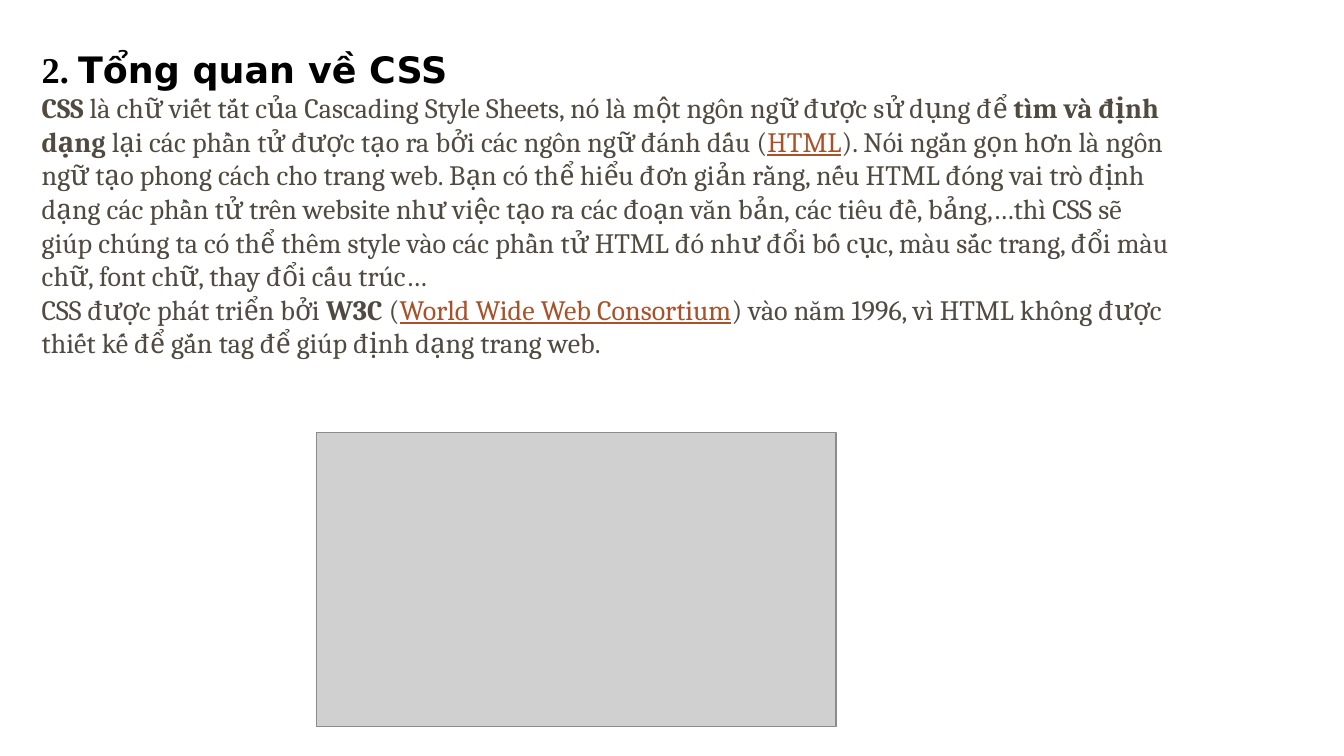
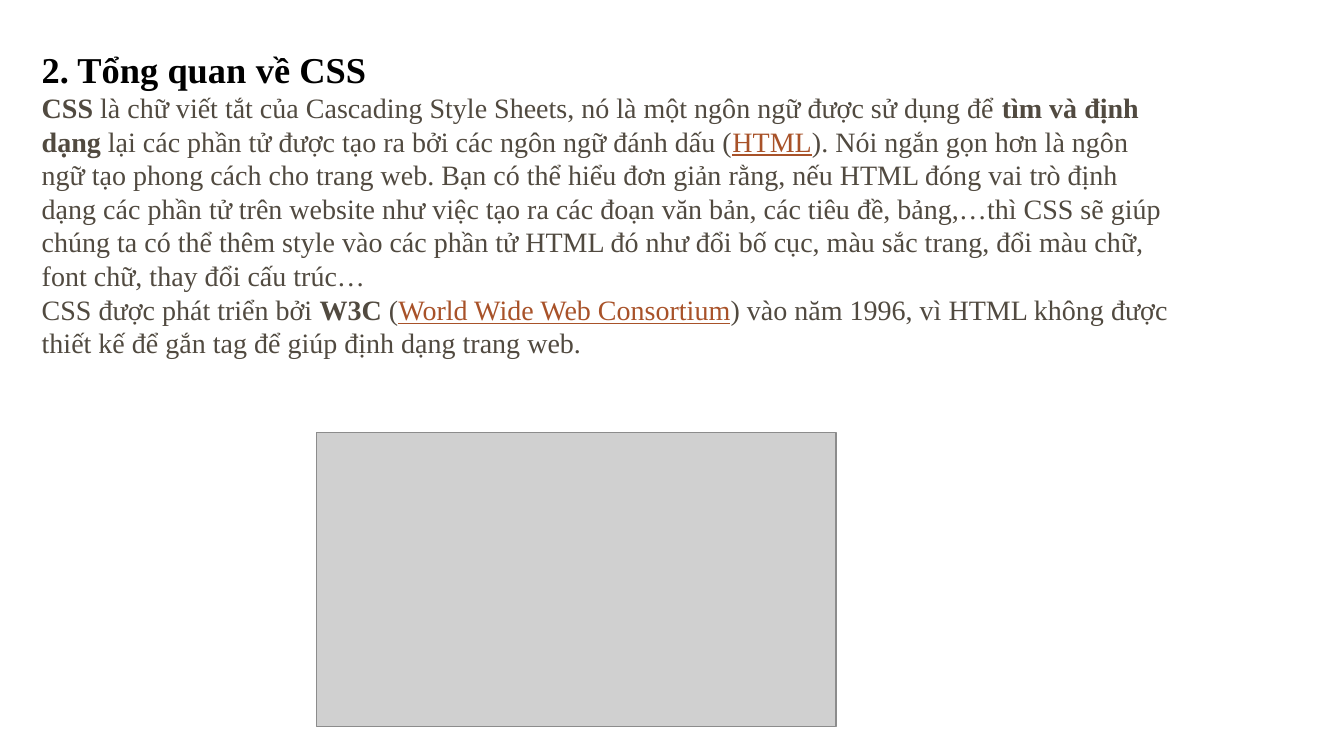
Before and after one commit to HaHung2/webnhom7, a slide deck: slide 6 of NHÓM-7-CÔNG-NGHỆ-WEB.pptx. Drawn at 1344x756 pixels with LibreOffice and Linux fonts; fonts in the diff are those of the drawing; grey boxes stand for pictures; background and template pictures are left out. Boxes give left, top, right and bottom in pixels: in the first picture for what was removed or moved away, otherwise in the second. Text is boxed around its words. In the diff, an @@ line names an element or a change of style, - is before the commit and + after.

```diff
--- a/NHÓM-7-CÔNG-NGHỆ-WEB.pptx
+++ b/NHÓM-7-CÔNG-NGHỆ-WEB.pptx
@@ text "2. Tổng quan về CSS" at bbox=[42, 56, 1167, 359]: font DejaVu Sans to Times New Roman in "Tổng quan về CSS"; font Cambria to Times New Roman @@
```
Also in this commit, not shown: 8 other slides changed, 1 other file.
